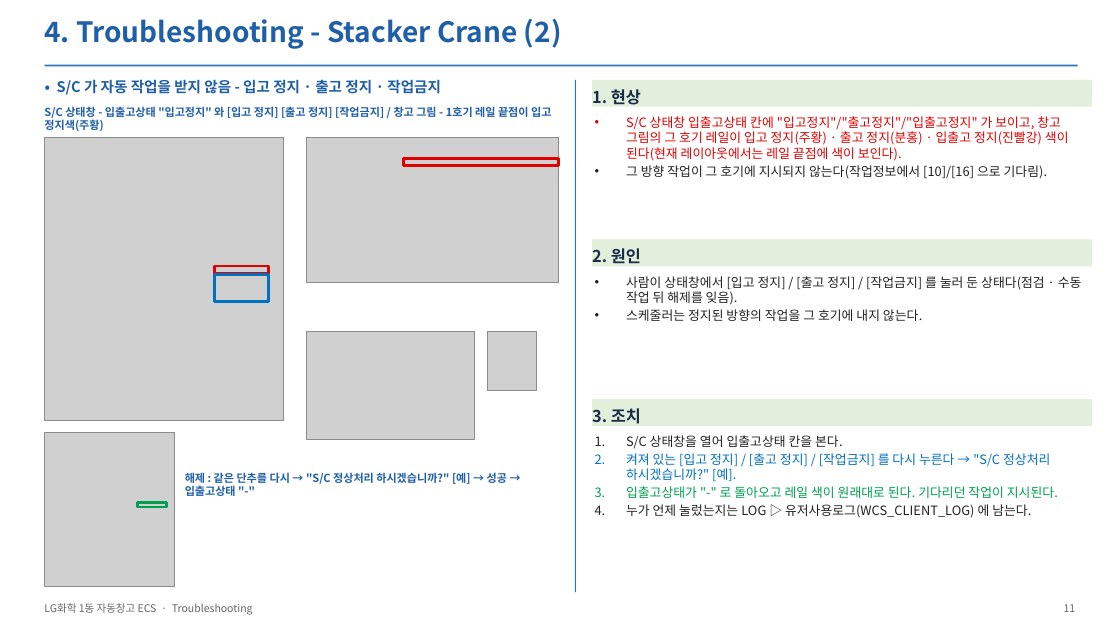
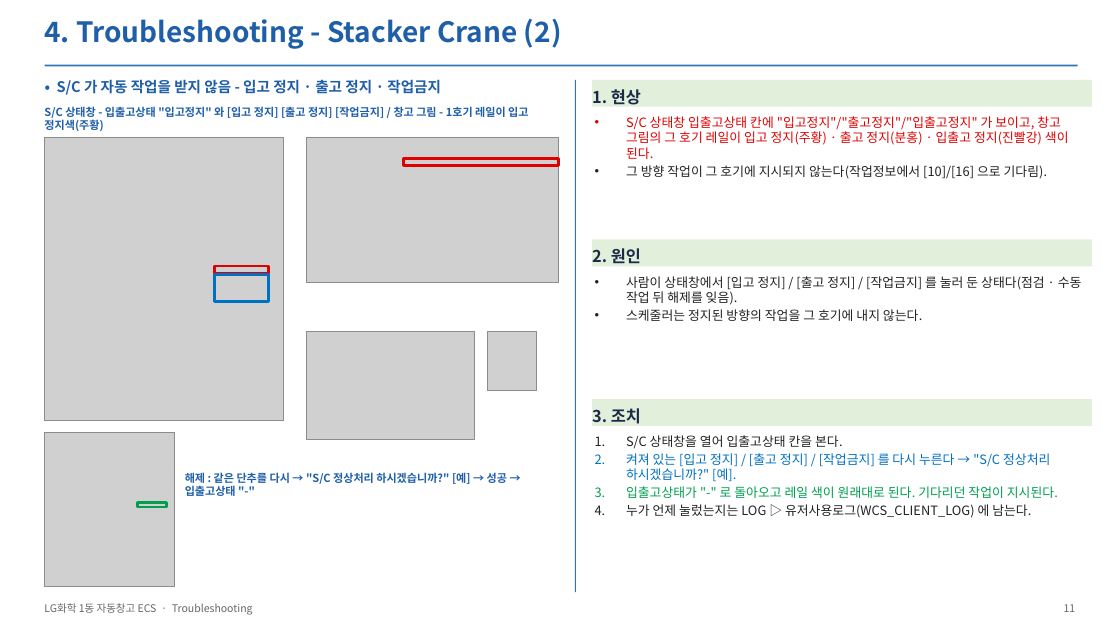
Before and after one commit to yeorijby-coder/LGLS_ALL, a slide deck: slide 11 of docs/산출물_20261110/05_ECS_Troubleshooting_1105.pptx. Drawn at 1120x630 pixels with LibreOffice and Linux fonts; fonts in the diff are those of the drawing; grey boxes stand for pictures. Boxes give left, top, right and bottom in pixels: in the first picture for what was removed or moved away, otherwise in the second. Text is boxed around its words. In the diff, an @@ line names an element or a change of style, - is before the commit and + after.

```diff
--- a/docs/산출물_20261110/05_ECS_Troubleshooting_1105.pptx
+++ b/docs/산출물_20261110/05_ECS_Troubleshooting_1105.pptx
@@ text at (44,106,528,131): text changed @@
-S/C 상태창 - 입출고상태 "입고정지" 와 [입고 정지] [출고 정지] [작업금지] / 창고 그림 - 1호기 레일 끝점이 입고 정지색(주황)
+S/C 상태창 - 입출고상태 "입고정지" 와 [입고 정지] [출고 정지] [작업금지] / 창고 그림 - 1호기 레일이 입고 정지색(주황)
@@ text at (626,116,1069,159): text changed @@
-• S/C 상태창 입출고상태 칸에 "입고정지"/"출고정지"/"입출고정지" 가 보이고, 창고 그림의 그 호기 레일이 입고 정지(주황) · 출고 정지(분홍) · 입출고 정지(진빨강) 색이 된다(현재 레이아웃에서는 레일 끝점에 색이 보인다).
+• S/C 상태창 입출고상태 칸에 "입고정지"/"출고정지"/"입출고정지" 가 보이고, 창고 그림의 그 호기 레일이 입고 정지(주황) · 출고 정지(분홍) · 입출고 정지(진빨강) 색이 된다.
```
Also in this commit, not shown: 2 other slides changed, 14 other files.
